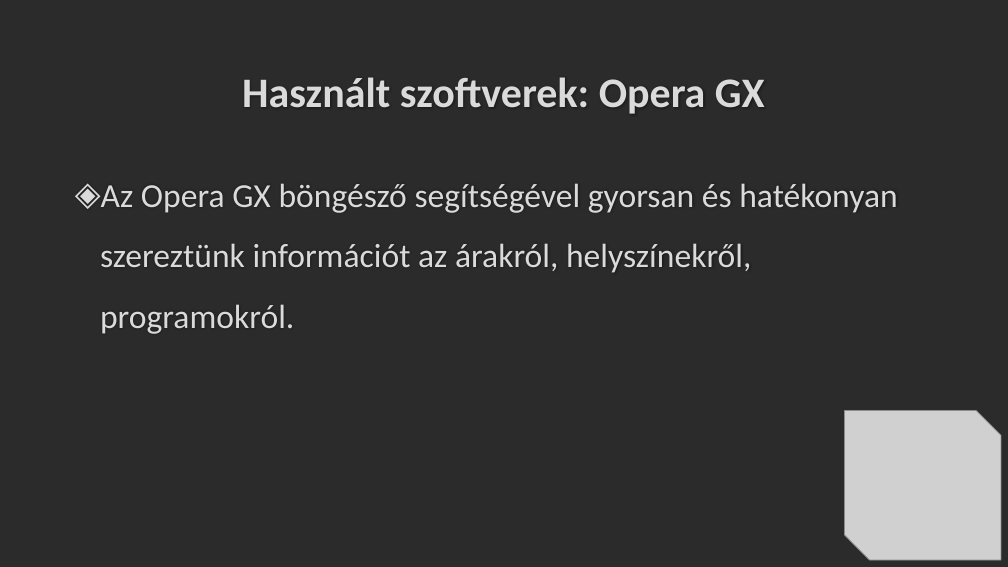
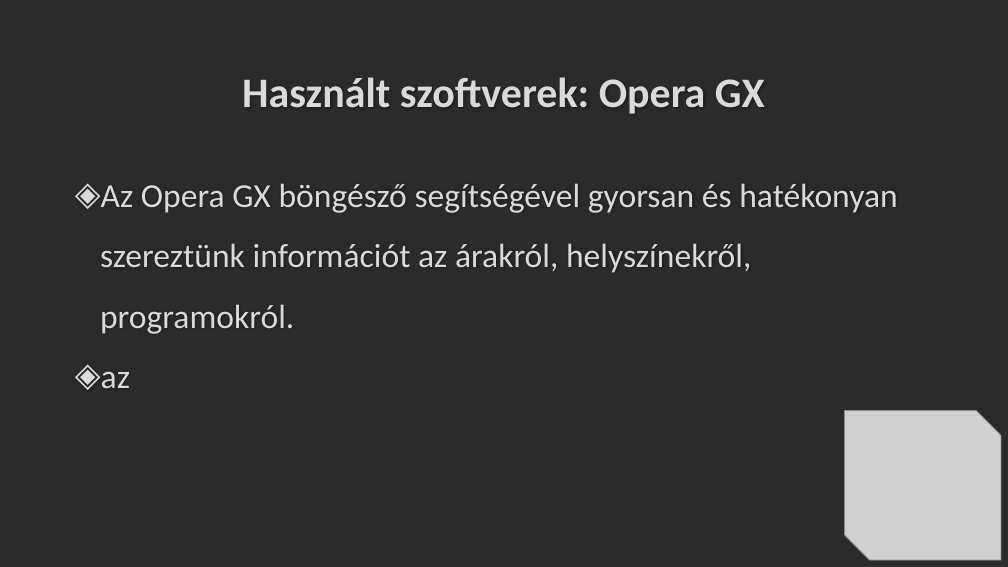
Before and after one commit to Peter-2007/FOPS, a slide deck: slide 6 of FOPS_Osztálykirándulás_Prezentáció.pptx. Drawn at 1008x567 pixels with LibreOffice and Linux fonts; fonts in the diff are those of the drawing; grey boxes stand for pictures; background and template pictures are left out; a plain dark background stands for a picture behind light text. Boxes give left, top, right and bottom in pixels: in the first picture for what was removed or moved away, otherwise in the second. Text is boxed around its words. In the diff, an @@ line names an element or a change of style, - is before the commit and + after.

Commit message:
PPT

```diff
--- a/FOPS_Osztálykirándulás_Prezentáció.pptx
+++ b/FOPS_Osztálykirándulás_Prezentáció.pptx
@@ text at (101, 371, 130, 388): paragraph added @@
+◈ az
```
